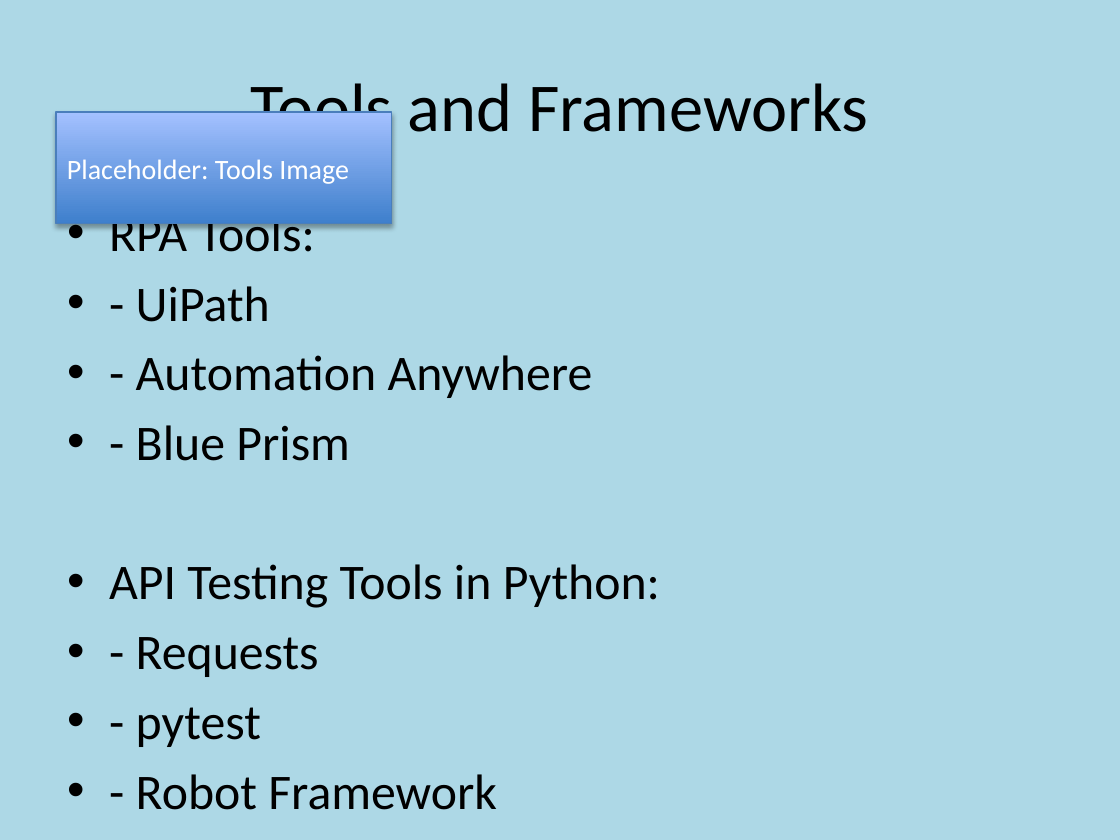
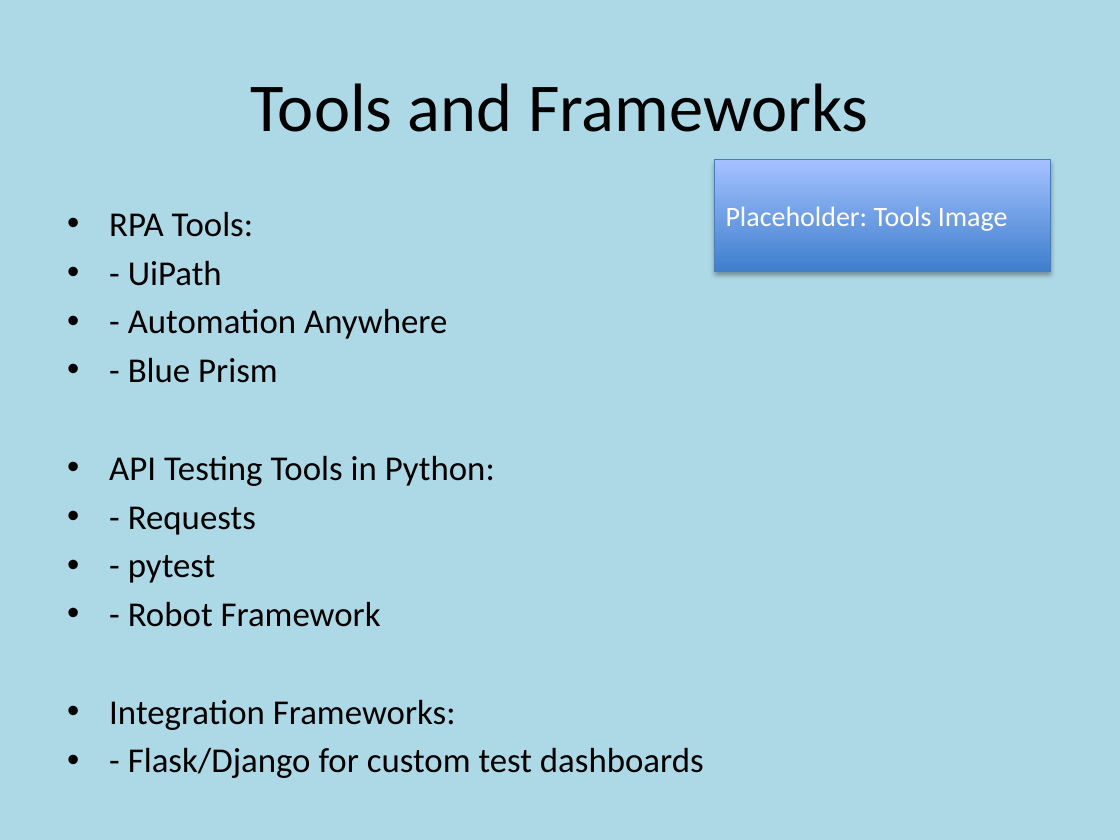
Before and after one commit to nlkishore/Python, a slide deck: slide 4 of Python/Customized_RPA_API_Testing_Presentation_with_Placeholders.pptx. Drawn at 1120x840 pixels with LibreOffice and Linux fonts; fonts in the diff are those of the drawing. Boxes give left, top, right and bottom in pixels: in the first picture for what was removed or moved away, otherwise in the second. Text is boxed around its words. In the diff, an @@ line names an element or a change of style, - is before the commit and + after.

```diff
--- a/Python/Customized_RPA_API_Testing_Presentation_with_Placeholders.pptx
+++ b/Python/Customized_RPA_API_Testing_Presentation_with_Placeholders.pptx
@@ rectangle "Placeholder: Tools Image": place and size @@
-rectangle "Placeholder: Tools Image" at bbox=[56, 112, 392, 224]
+rectangle "Placeholder: Tools Image" at bbox=[715, 160, 1051, 272]
@@ text "RPA Tools:" at bbox=[109, 211, 704, 778]: size 32 to 22.4 pt; less space between paragraphs @@
```
Also in this commit, not shown: 9 other slides changed, 1 slide added, 1 other file.
